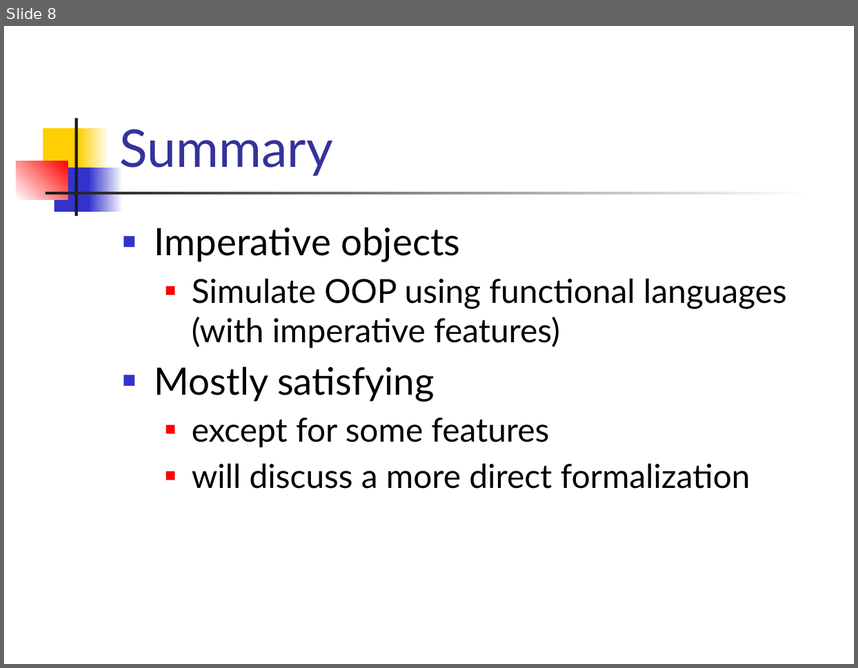
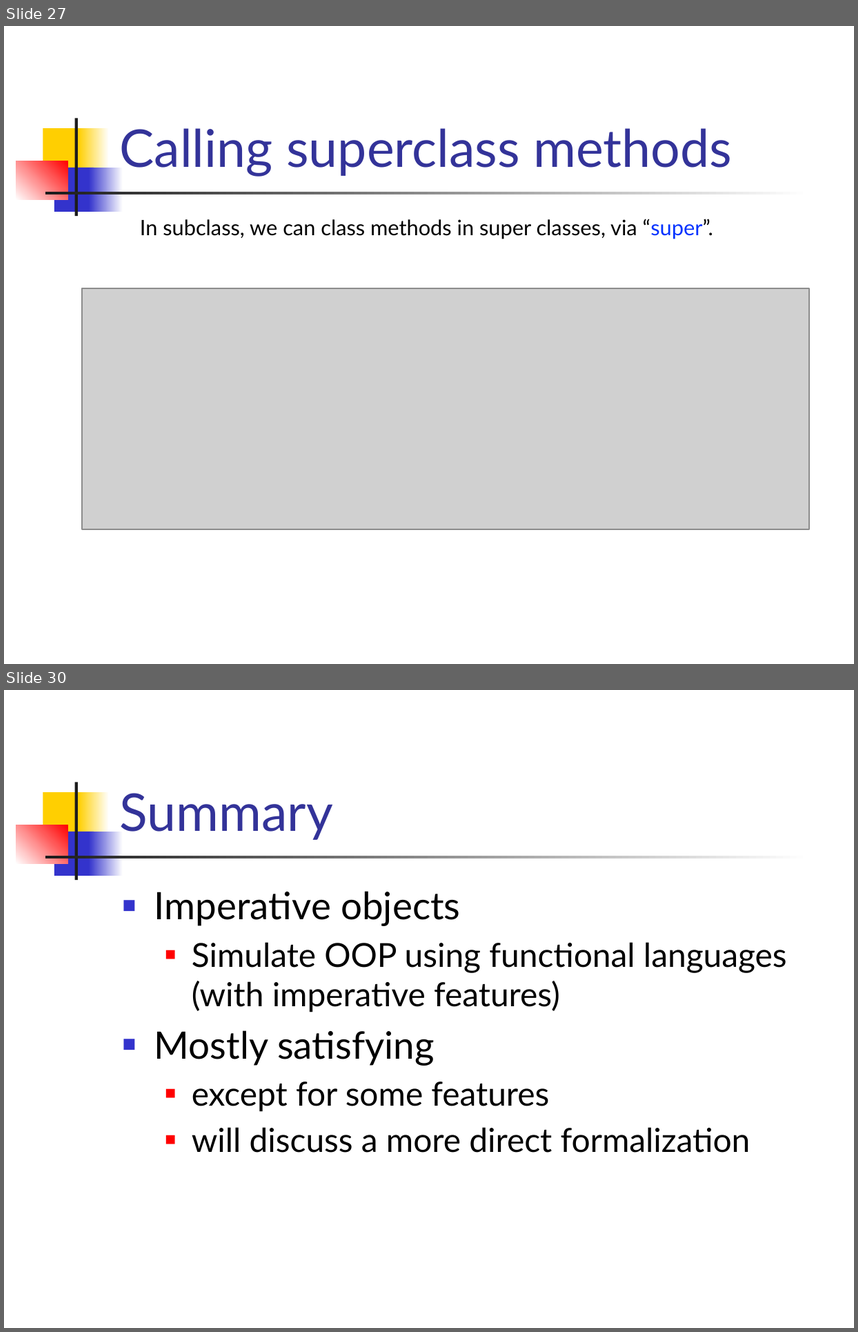
Before and after one commit to csslab-ustc/csslab-ustc.github.io, a slide deck: courses/popl/slides/lec15-imperative-objects.pptx. Shown one above the other, each under a label of ours: slide 8 before the commit, slides 27 and 30 after it; the slides between them are not shown. The pictures are 858x668 and 858x1332 pixels, drawn with LibreOffice and Linux fonts; fonts in the diff are those of the drawing; grey boxes stand for pictures. Boxes give left, top, right and bottom in pixels: in the first picture for what was removed or moved away, otherwise in the second. Text is boxed around its words. In the diff, an @@ line names an element or a change of style, - is before the commit and + after.

```diff
--- a/courses/popl/slides/lec15-imperative-objects.pptx
+++ b/courses/popl/slides/lec15-imperative-objects.pptx
@@ slide 27 added at bbox=[4, 26, 854, 664], background #FFFFFF; not listed: 7 template elements that a slide beside it also shows @@
@@ title added at bbox=[119, 128, 732, 176], 44 pt, text #333399 @@
+Calling superclass methods
@@ text added at bbox=[140, 219, 713, 239], 18 pt, text #000000 @@
+In subclass, we can class methods in super classes, via “super”.
@@ picture added at bbox=[82, 288, 810, 528] @@
@@ what was slide 8 is now slide 30 @@
```
Also in this commit, not shown: 3 slides changed, 23 other slides added, 2 slides removed, 2 other files.
